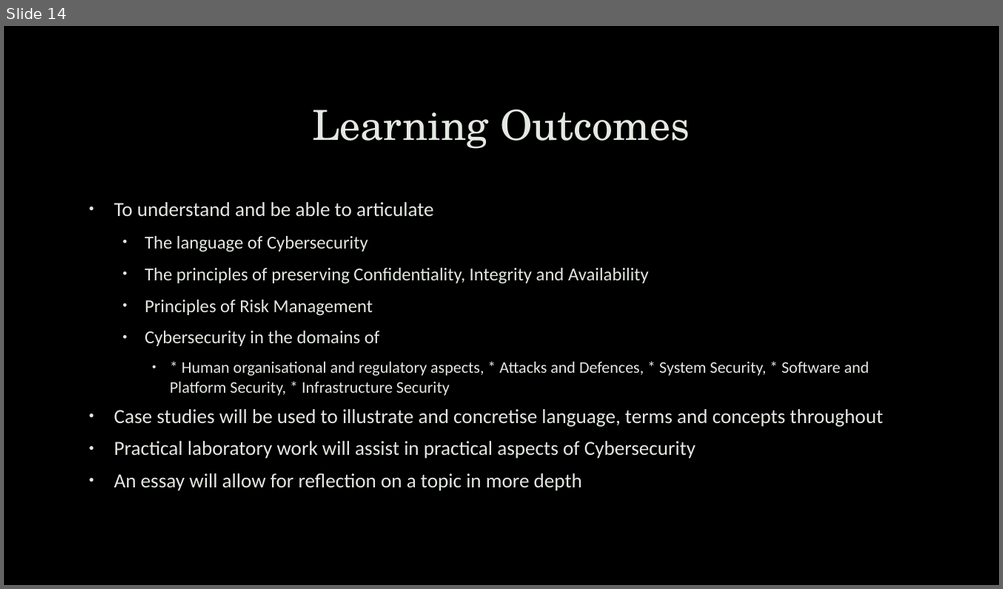
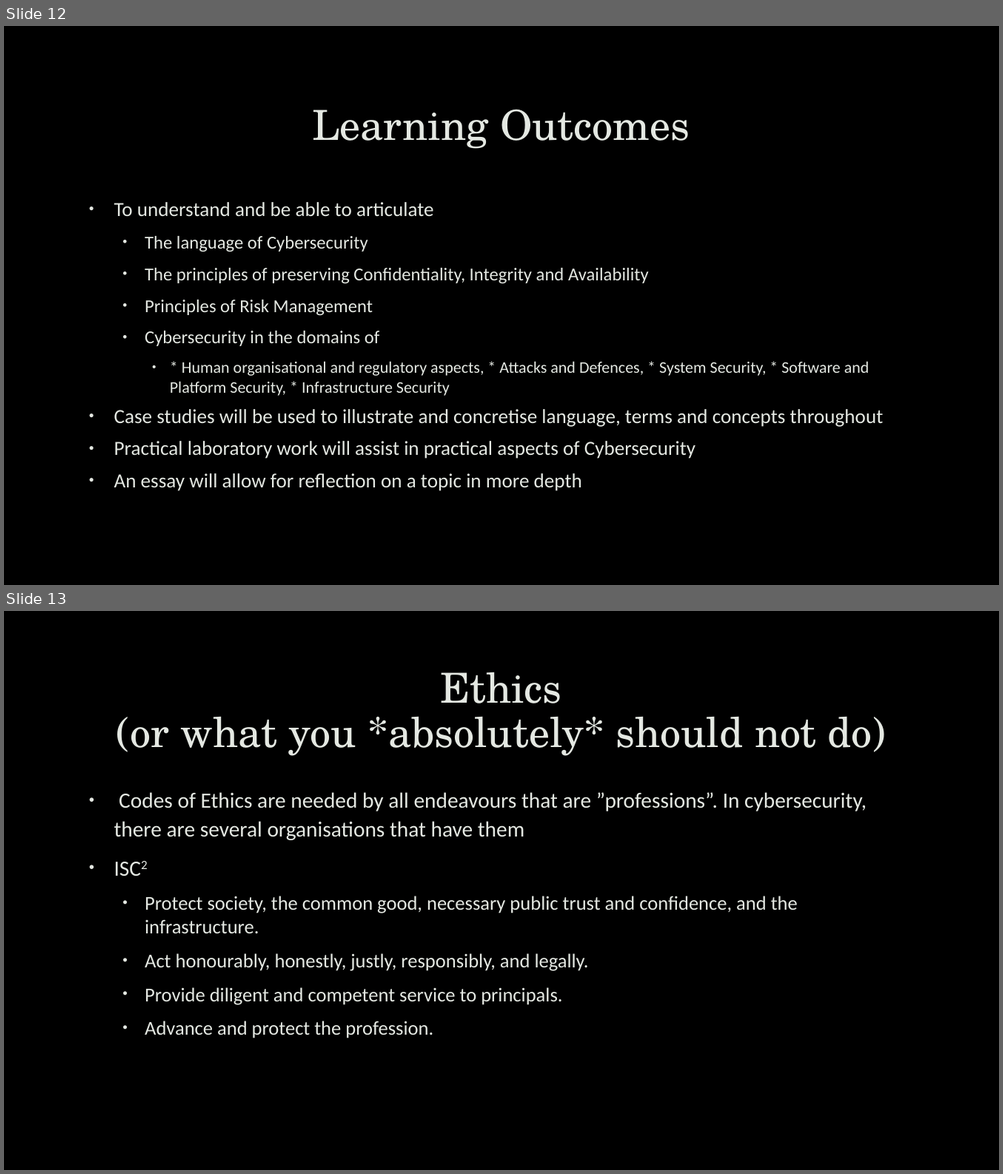
Before and after one commit to uwacsp/cits1003, a slide deck: Lectures/CITS1003-1 Overview.pptx. Shown one above the other, each under a label of ours: slide 14 before the commit, slides 12 and 13 after it. The pictures are 1003x589 and 1003x1174 pixels, drawn with LibreOffice and Linux fonts; fonts in the diff are those of the drawing; background and template pictures are left out. Boxes give left, top, right and bottom in pixels: in the first picture for what was removed or moved away, otherwise in the second. Text is boxed around its words. In the diff, an @@ line names an element or a change of style, - is before the commit and + after.

```diff
--- a/Lectures/CITS1003-1 Overview.pptx
+++ b/Lectures/CITS1003-1 Overview.pptx
@@ slide 13 added at (x1=4, y1=611, x2=999, y2=1170), background picture (left out) @@
@@ title added at (x1=116, y1=672, x2=885, y2=756), 40 pt, text #E4E8E2 @@
+Ethics
+(or what you *absolutely* should not do)
@@ text added at (x1=114, y1=792, x2=866, y2=1039), 19 pt, text #E4E8E2 @@
+• Codes of Ethics are needed by all endeavours that are ”professions”. In cybersecurity, there are several organisations that have them
+• ISC2
+  • Protect society, the common good, necessary public trust and confidence, and the infrastructure.
+  • Act honourably, honestly, justly, responsibly, and legally.
+  • Provide diligent and competent service to principals.
+  • Advance and protect the profession.
@@ what was slide 14 is now slide 12 @@
```
Also in this commit, not shown: 3 slides changed, 3 other slides added, 4 slides removed.
